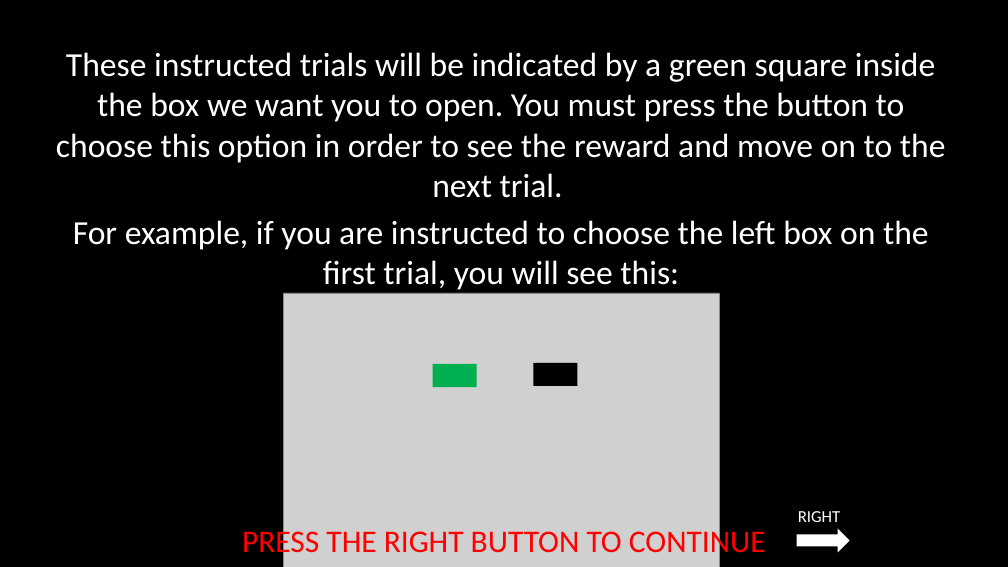
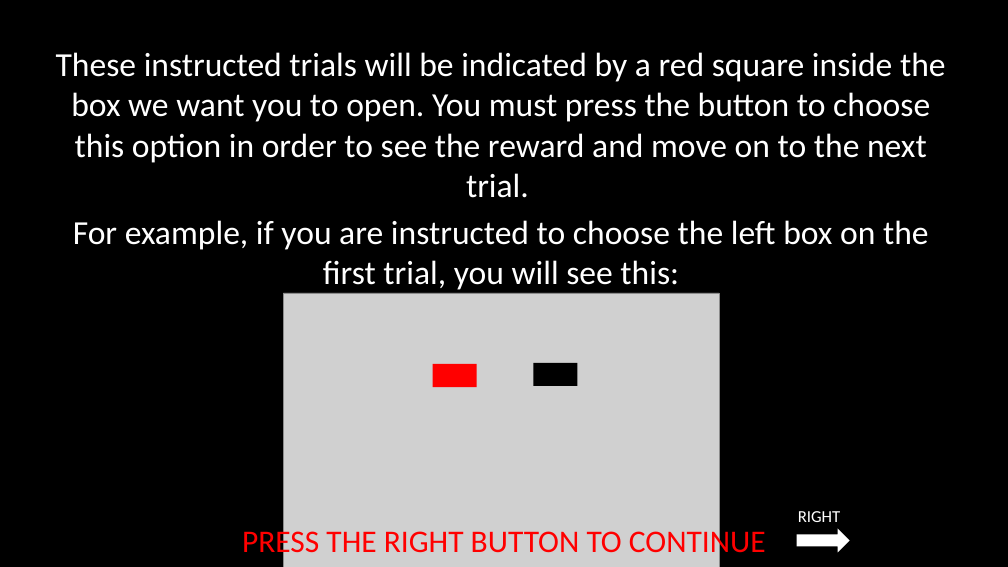
Before and after one commit to laureate-institute-for-brain-research/StimToolOnline, a slide deck: slide 18 of public/js/tasks/horizon/media/horizonInstructions.pptx. Drawn at 1008x567 pixels with LibreOffice and Linux fonts; fonts in the diff are those of the drawing; grey boxes stand for pictures. Boxes give left, top, right and bottom in pixels: in the first picture for what was removed or moved away, otherwise in the second. Text is boxed around its words. In the diff, an @@ line names an element or a change of style, - is before the commit and + after.

```diff
--- a/public/js/tasks/horizon/media/horizonInstructions.pptx
+++ b/public/js/tasks/horizon/media/horizonInstructions.pptx
@@ text at (x1=56, y1=52, x2=946, y2=198): text changed @@
-These instructed trials will be indicated by a green square inside the box we want you to open. You must press the button to choose this option in order to see the reward and move on to the next trial.
+These instructed trials will be indicated by a red square inside the box we want you to open. You must press the button to choose this option in order to see the reward and move on to the next trial.
@@ rectangle at (x1=433, y1=364, x2=476, y2=387): fill #00B050 to #FF0000 @@
```
Also in this commit, not shown: 14 other slides changed, 4 other files.
